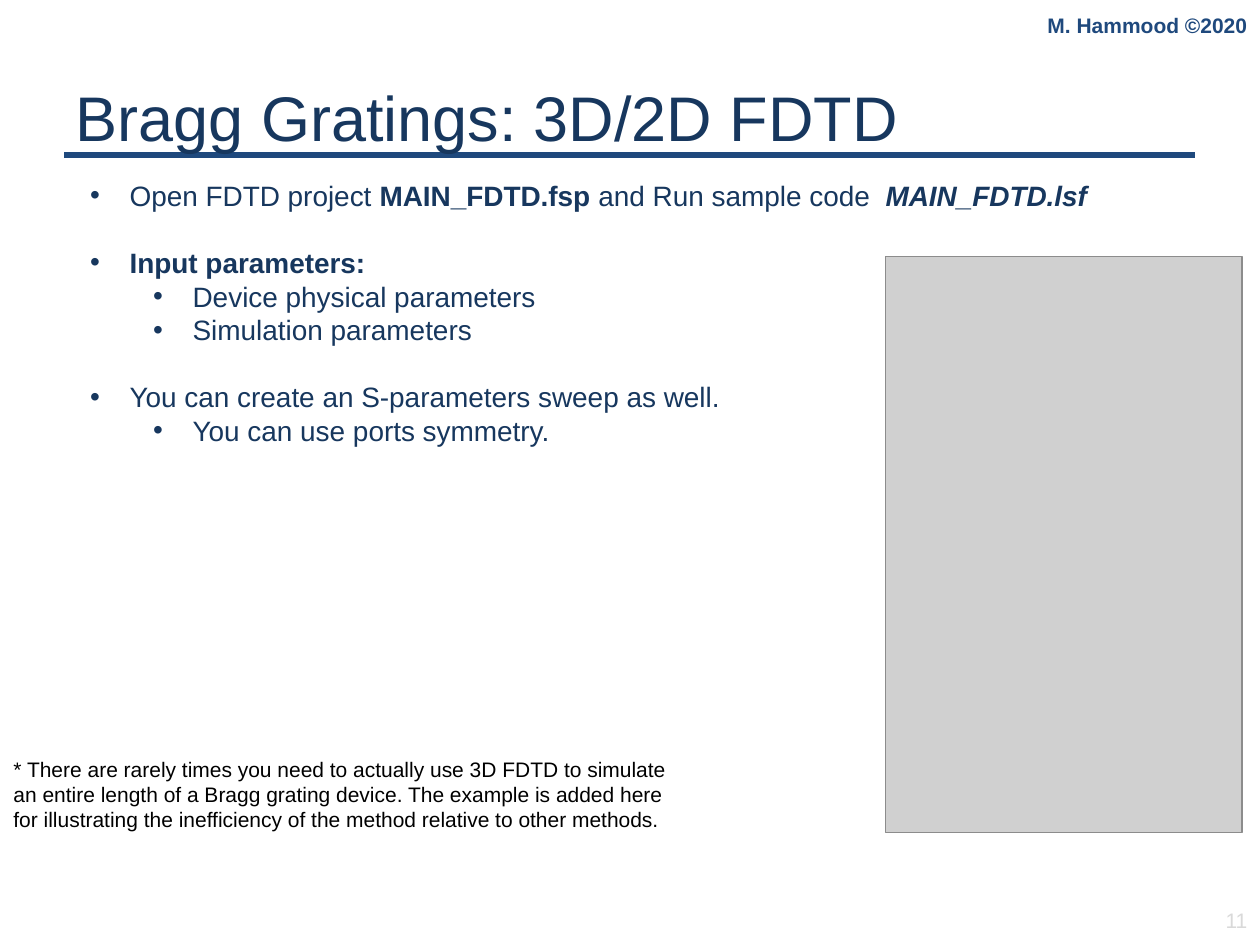
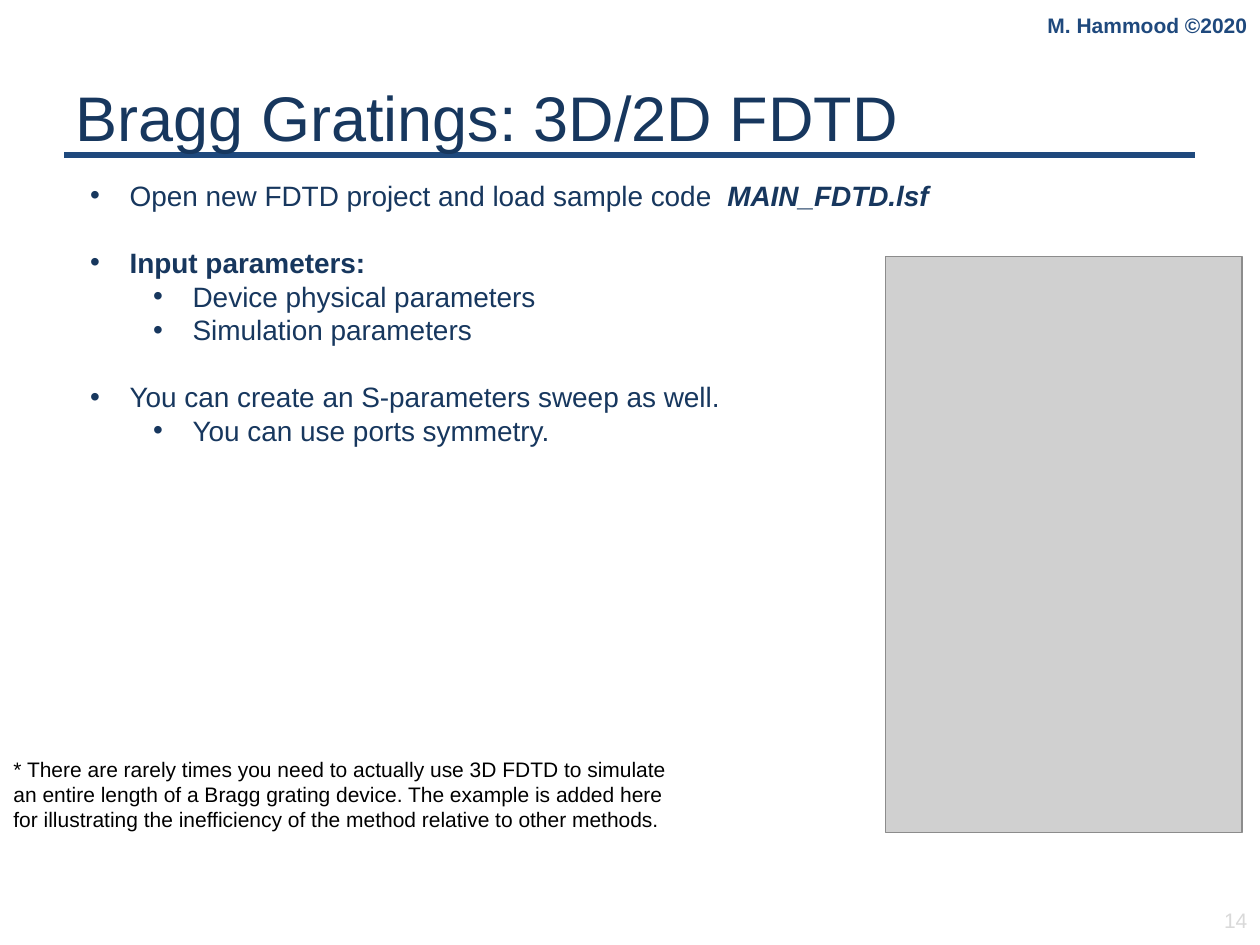
Before and after one commit to mustafacc/SiEPIC_Photonics_Package, a slide deck: slide 14 of SiEPIC_Photonics_Package/solvers_simulators/tutorials/Bragg_tutorial/Workshop.pptx (slide 11 before the commit). Drawn at 1260x945 pixels with LibreOffice and Linux fonts; fonts in the diff are those of the drawing; grey boxes stand for pictures; background and template pictures are left out. Boxes give left, top, right and bottom in pixels: in the first picture for what was removed or moved away, otherwise in the second. Text is boxed around its words. In the diff, an @@ line names an element or a change of style, - is before the commit and + after.

Commit message:
bragg tutorial updates
slides and fixes

```diff
--- a/SiEPIC_Photonics_Package/solvers_simulators/tutorials/Bragg_tutorial/Workshop.pptx
+++ b/SiEPIC_Photonics_Package/solvers_simulators/tutorials/Bragg_tutorial/Workshop.pptx
@@ text at bbox=[130, 185, 929, 211]: text changed @@
-  • Open FDTD project MAIN_FDTD.fsp and Run sample code MAIN_FDTD.lsf
+  • Open new FDTD project and load sample code MAIN_FDTD.lsf
@@ page number at bbox=[1224, 909, 1247, 932]: text changed @@
-11
+14
```
Also in this commit, not shown: 6 other slides changed, 10 slides added, 4 other files.
